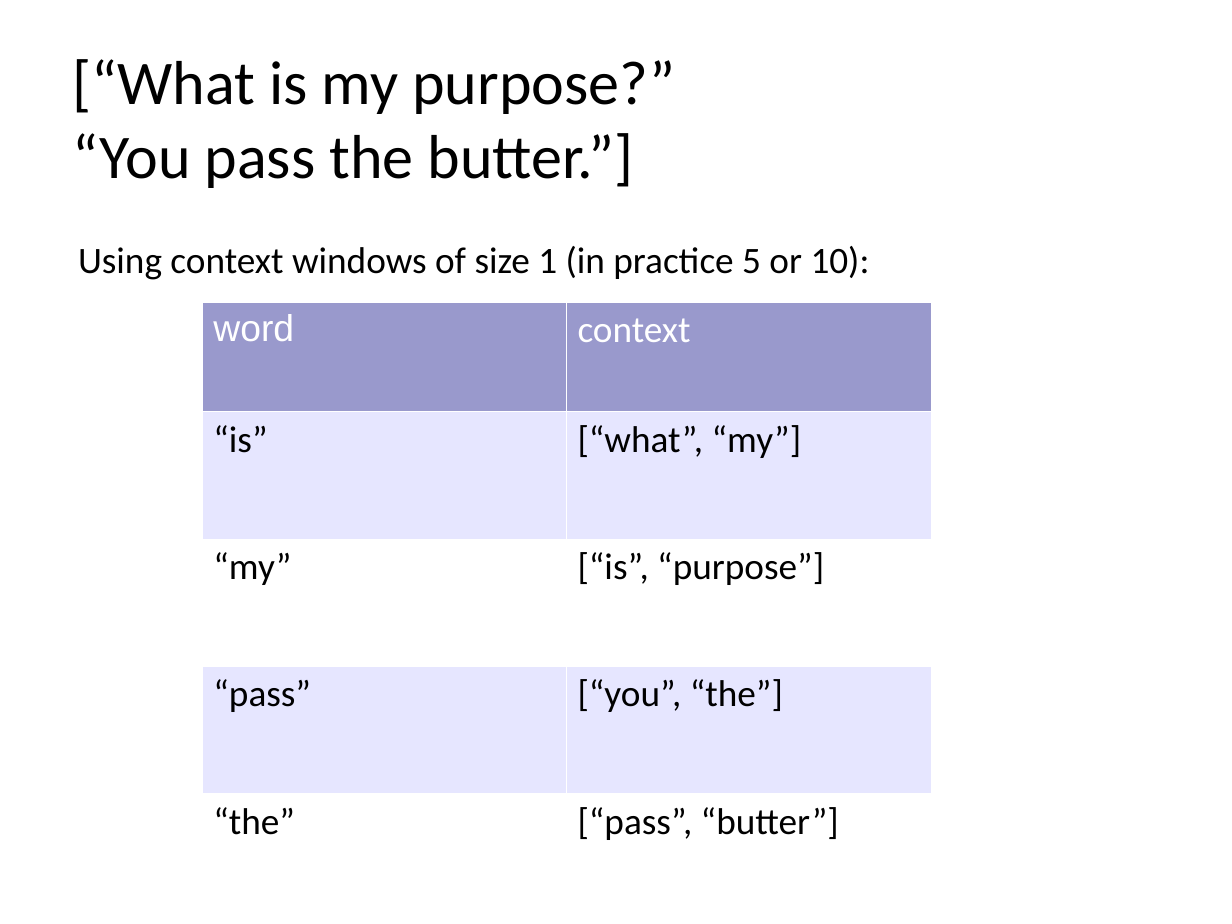
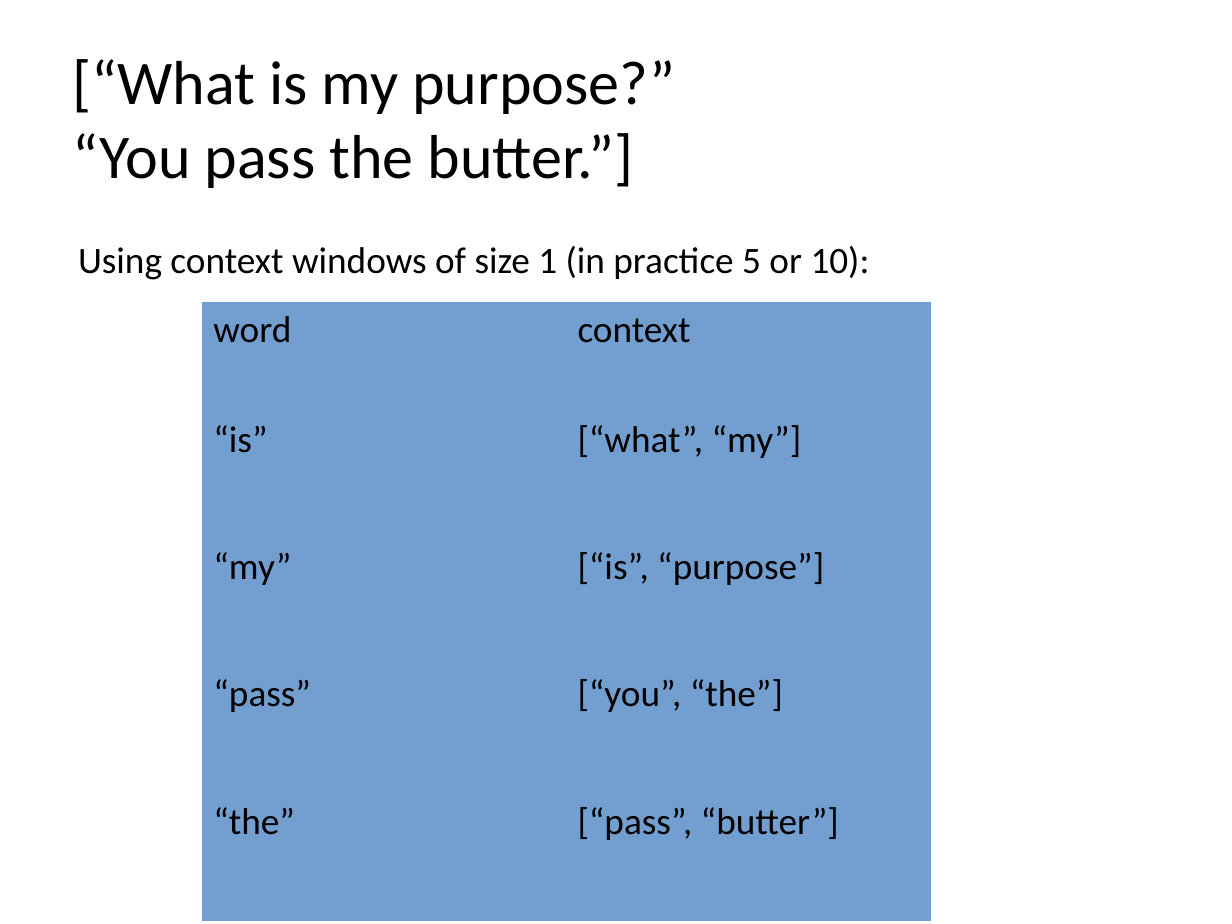
Before and after one commit to amueller/applied_ml_spring_2017, a slide deck: slide 6 of slides/aml-21-041017.odp. Drawn at 1232x924 pixels with LibreOffice and Linux fonts; fonts in the diff are those of the drawing. Boxes give left, top, right and bottom in pixels: in the first picture for what was removed or moved away, otherwise in the second. Text is boxed around its words. In the diff, an @@ line names an element or a change of style, - is before the commit and + after.

```diff
--- a/slides/aml-21-041017.odp
+++ b/slides/aml-21-041017.odp
@@ table at (202,302,931,921) @@
@@ fill #9999CC to #729FCF in row 1 @@
@@ fill #E6E6FF to #729FCF in 4 cells @@
@@ fill #FFFFFF to #729FCF in 4 cells @@
@@ font Arial to Calibri in "word" @@
@@ text colour #FFFFFF to #000000 in "word", "context" @@
@@ borders changed @@
```
Also in this commit, not shown: 2 other slides changed, 4 slides added.
